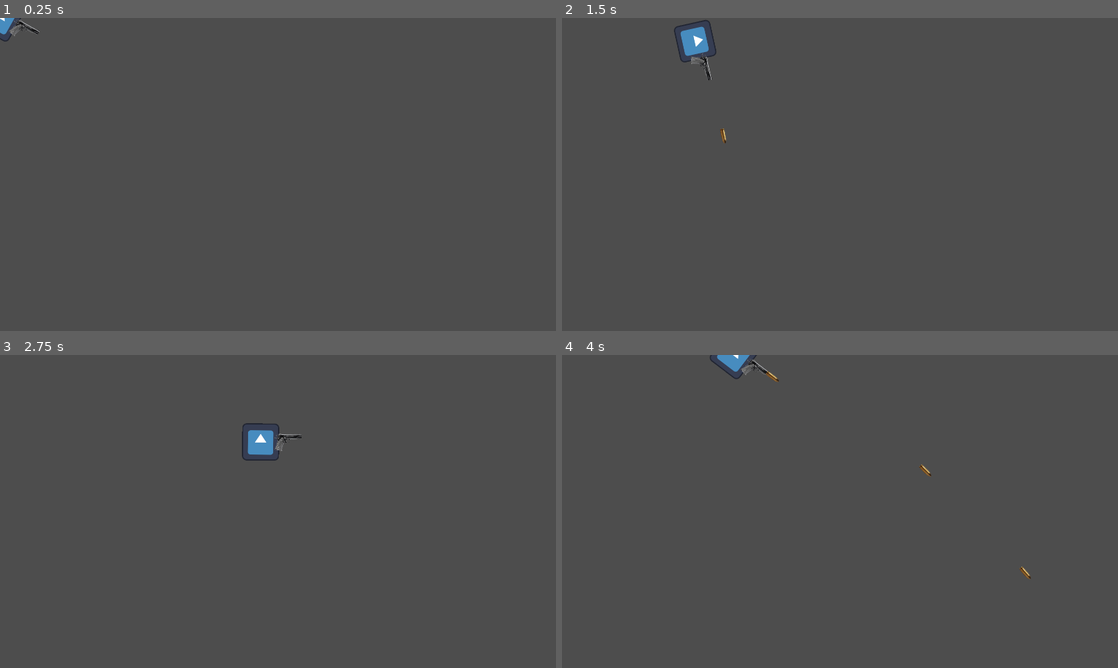
Above: before the commit, frames 1-4 (two rows, left to right).
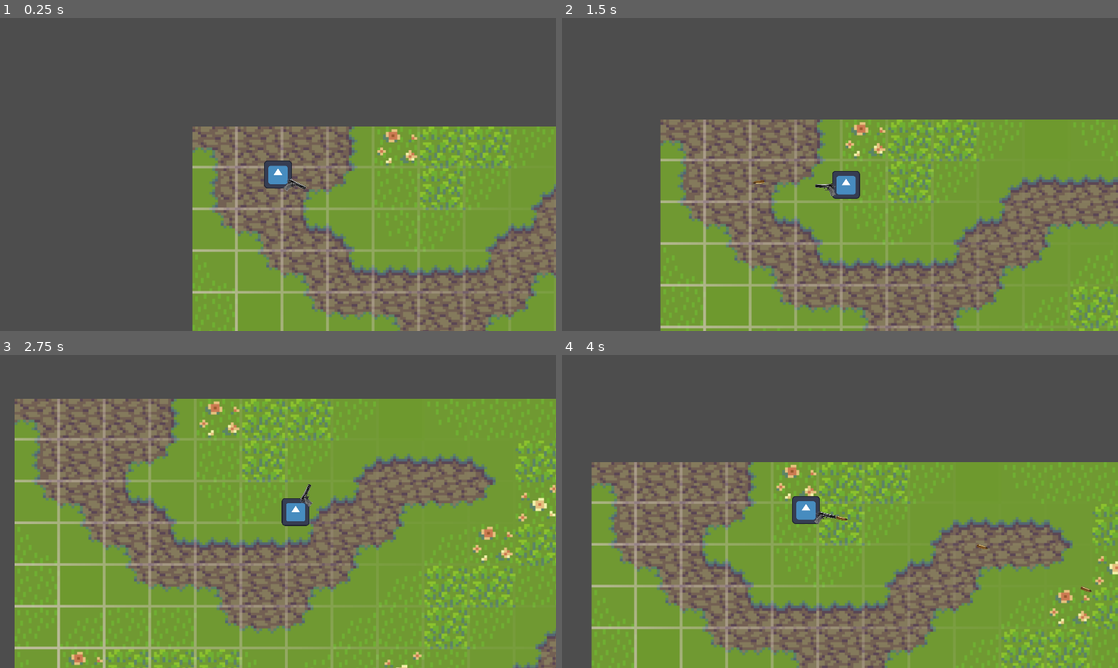
Above: after the commit, the same moments.

Repository: LaneMcMartin/NecromancerReloaded
Game: Godot game, scene res://Scenes/world.tscn
The game is run twice, just before and just after one commit, with the same random seed, the same clock (stepped at 60 frames per second) and the same inputs. The engine's default icon, where the game draws it, is replaced by a stand-in: a white triangle on a blue panel in a dark square.
Inputs (mouse positions are in pixels of both pictures, inside the frame that each line leads up to):
- Up to frame 1 (0.25 s): no input
- Up to frame 2 (1.5 s): tap Enter at 0.5 s; move the mouse to (962, 158) at 0.52 s; hold D (Right) 0.53-1.28 s; tap Space (Space) at 0.6 s; move the mouse to (728, 190) at 1.27 s; hold S (Down) from 1.28 s (still down); click (728, 190) at 1.35 s
- Up to frame 3 (2.75 s): tap Space (Space) at 1.55, 2.1 s; move the mouse to (333, 442) at 2.02 s; release S (Down) at 2.03 s; hold D (Right) from 2.03 s (still down)
- Up to frame 4 (4 s): move the mouse to (812, 574) at 2.77 s; release D (Right) at 2.78 s; hold W (Up) 2.78-3.53 s; tap Space (Space) at 2.85, 3.8 s; move the mouse to (1006, 558) at 3.52 s; press the mouse at (1006, 558) at 3.53 s; hold A (Left) from 3.53 s (still down)

The runs differ from the first frame. In frame 1, 41% of the frame differs, in the area x 0-100%, y 0-100%; in frame 2, 53%; in frame 3, 81%, in the area x 2-100%, y 14-100%; in frame 4, 60%.

Commit message:
Added smoothed camera, gun flipping, fixed bugs

Diff:
--- a/Scenes/player.gd
+++ b/Scenes/player.gd
@@ -7,11 +7,13 @@
 # OnReady
 @onready var dash_cooldown_timer = get_node("DashCooldownTimer")
 @onready var dash_active_timer = get_node("DashActiveTimer")
+@onready var dash_sound = get_node("DashSound")
 
 # Public
 var dash_available = true
 var dash_active = false
 var aim_vector
+var mouse_position
 
 func _ready():
 	dash_cooldown_timer.timeout.connect(_on_dash_cooldown_timer_timeout)
@@ -23,9 +25,8 @@
 func _physics_process(delta):
 
 	# Handle mouselook and aim vector
-	var mouse_position = get_viewport().get_mouse_position()
+	mouse_position = get_global_mouse_position()
 	aim_vector = (mouse_position - position).normalized()
-	look_at(mouse_position)
 
 	# Handle movement
 	velocity = Vector2.ZERO
@@ -44,6 +45,7 @@
 		dash_active = true
 		dash_cooldown_timer.start()
 		dash_active_timer.start()
+		dash_sound.play()
 		print("Dash timer started!")
 	if dash_active:
 		velocity *= dash_multiplier
--- a/Scenes/player.tscn
+++ b/Scenes/player.tscn
@@ -1,8 +1,9 @@
-[gd_scene load_steps=7 format=3 uid="uid://bj6fi7ebgo3p2"]
+[gd_scene load_steps=8 format=3 uid="uid://bj6fi7ebgo3p2"]
 
 [ext_resource type="Texture2D" uid="uid://d0cxad3ogx406" path="res://Assets/icon.svg" id="1_ej1np"]
 [ext_resource type="Script" path="res://Scenes/player.gd" id="1_icdh0"]
 [ext_resource type="Script" path="res://Scenes/weaponmanager.gd" id="3_7a6eg"]
+[ext_resource type="AudioStream" uid="uid://dnawdggce6j6c" path="res://Assets/dash_sound.wav" id="3_kvb8l"]
 [ext_resource type="Texture2D" uid="uid://d1srow6n0cbb7" path="res://Assets/gun.png" id="4_b0mv7"]
 [ext_resource type="AudioStream" uid="uid://ba8hp063378yb" path="res://Assets/shot_sound.wav" id="5_0jmh5"]
 
@@ -29,20 +30,24 @@
 wait_time = 0.175
 one_shot = true
 
+[node name="DashSound" type="AudioStreamPlayer2D" parent="."]
+position = Vector2(95, 0)
+stream = ExtResource("3_kvb8l")
+
 [node name="WeaponManager" type="Node2D" parent="."]
-position = Vector2(95, 0)
 script = ExtResource("3_7a6eg")
 
 [node name="Gun" type="Sprite2D" parent="WeaponManager"]
+position = Vector2(95, 20)
 texture = ExtResource("4_b0mv7")
 flip_h = true
+
+[node name="Muzzle" type="Node2D" parent="WeaponManager"]
+position = Vector2(170, 0)
 
 [node name="ShotSpeedTimer" type="Timer" parent="WeaponManager"]
 wait_time = 0.2
 
-[node name="Muzzle" type="Node2D" parent="WeaponManager"]
-position = Vector2(58, -21)
-
 [node name="ShotSound" type="AudioStreamPlayer2D" parent="WeaponManager"]
 stream = ExtResource("5_0jmh5")
 pitch_scale = 0.5
--- a/Scenes/weaponmanager.gd
+++ b/Scenes/weaponmanager.gd
@@ -4,8 +4,10 @@
 @onready var shot_speed_timer = get_node("ShotSpeedTimer")
 @onready var muzzle = get_node("Muzzle")
 @onready var shot_sound = get_node("ShotSound")
+@onready var world_node = get_node("/root/World")
+@onready var gun = get_node("Gun")
+
 @onready var bullet_scene = preload("res://Scenes/bullet.tscn")
-@onready var world_node = get_node("/root/World")
 
 # Public
 var shot_ready = true
@@ -17,6 +19,15 @@
 
 	# TODO: Handle parmeter switching if the player got a powerup
 	# TODO: Handle sprite switching if the player got a powerup
+
+	# Handle mouselook
+	look_at(get_parent().mouse_position)
+	if get_parent().aim_vector.x < 0:
+		gun.flip_v = 1
+		gun.position.y = -20 # TODO: Spagehtti fix - make sure I make the sprite muzzle centered on vertical.
+	else:
+		gun.flip_v = 0
+		gun.position.y = 20 # TODO: Spagehtti fix - make sure I make the sprite muzzle centered on vertical.
 
 	# Handle firing the weapon
 	if Input.is_action_pressed("FirePrimary") and shot_ready:
--- a/Scenes/world.tscn
+++ b/Scenes/world.tscn
@@ -1,7 +1,19 @@
-[gd_scene load_steps=2 format=3 uid="uid://dm2d1kvvfihif"]
+[gd_scene load_steps=3 format=3 uid="uid://dm2d1kvvfihif"]
 
 [ext_resource type="PackedScene" uid="uid://bj6fi7ebgo3p2" path="res://Scenes/player.tscn" id="1_bffoa"]
+[ext_resource type="Texture2D" uid="uid://bbd2dmyey0pei" path="res://Assets/ground.png" id="2_8xpxn"]
 
 [node name="World" type="Node2D"]
 
 [node name="Player" parent="." instance=ExtResource("1_bffoa")]
+
+[node name="Camera2D" type="Camera2D" parent="Player"]
+current = true
+zoom = Vector2(0.75, 0.75)
+position_smoothing_enabled = true
+
+[node name="Ground" type="Sprite2D" parent="."]
+position = Vector2(962, 542)
+scale = Vector2(3.277, 3)
+z_index = -1
+texture = ExtResource("2_8xpxn")
Not shown, added: Assets/dash_sound.wav.import
Binary file added: Assets/ground.png
Not shown, added: Assets/ground.png.import
Not shown: 2 places in Scenes/bullet.tscn that only renumber resources
Not shown, added: Assets/dash_sound.wav
